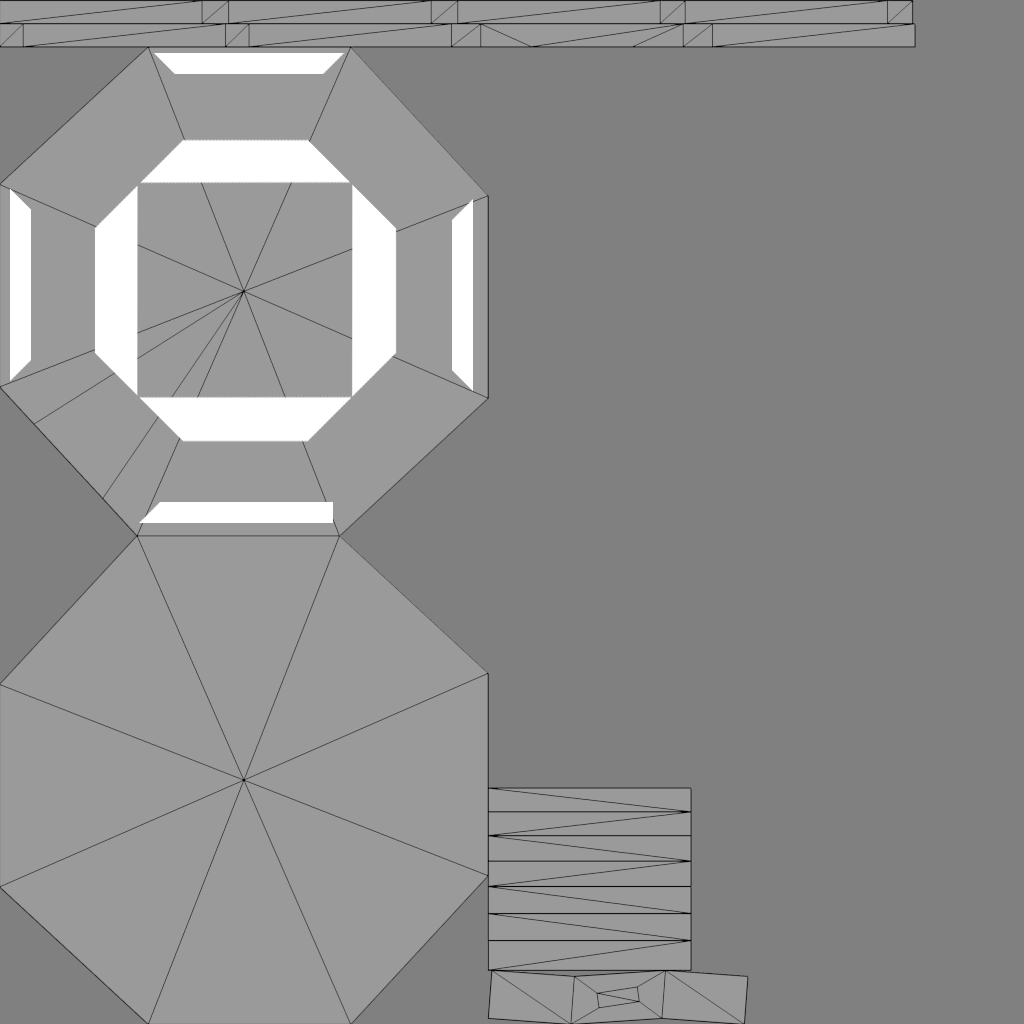
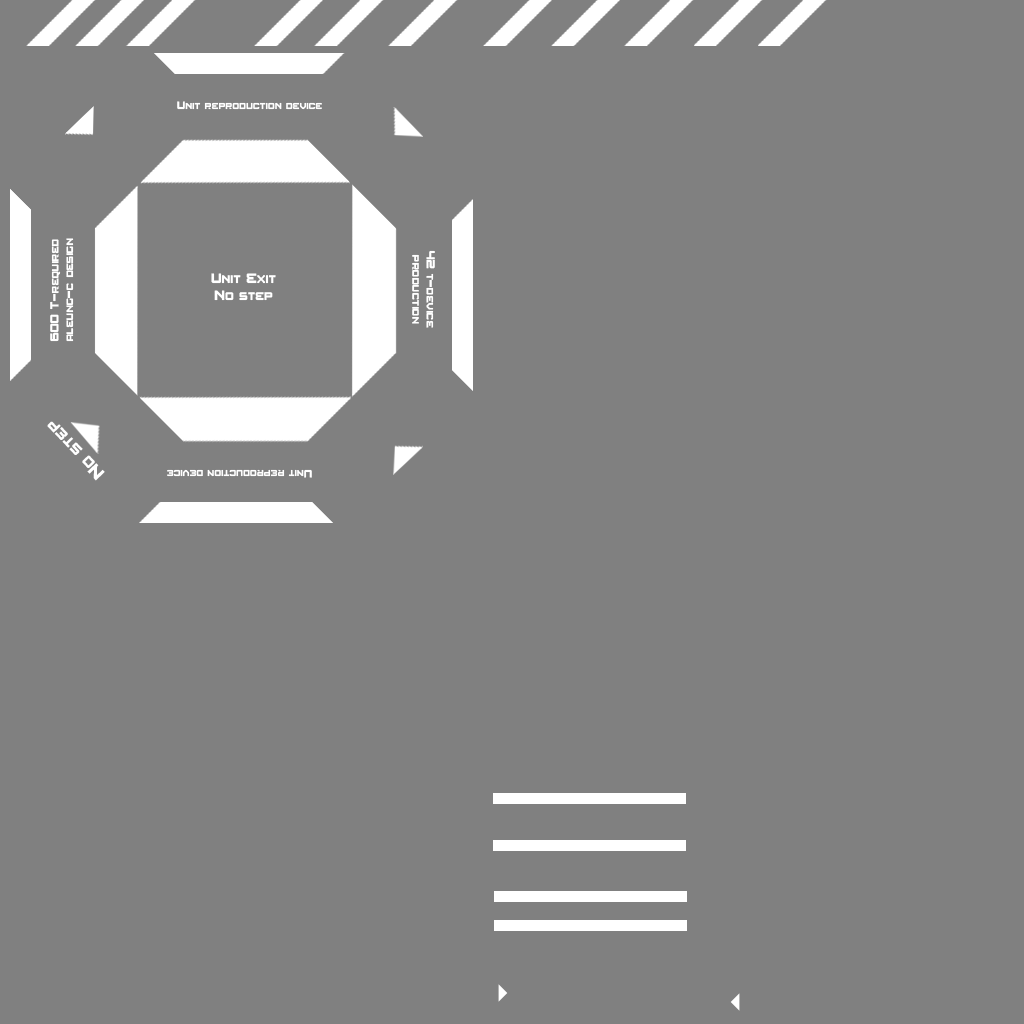
Layers edited between the first and the second 1024px x 1024px image:
added layer "42 t-device production" above "600 T-required aleung-c design" over [412, 250, 435, 328]
added layer "600 T-required aleung-c design" above "Unit Exit No step" over [50, 238, 74, 342]
added layer "Unit Exit No step" above "EggArmBase" over [211, 273, 276, 301]
added layer "No step" (2nd of 2, in "EggBase") in group "EggBase" over [47, 421, 105, 481]
added layer "Unit reproduction device copie" in group "EggBase" over [167, 469, 312, 478]
added layer "Unit reproduction device" in group "EggBase" over [177, 101, 322, 110]
added layer "Markings tranches" in group "EggBase" over [26, 0, 827, 1011]
painted on "Markings" over [64, 106, 423, 523]
hid "UV_BASE" (3rd of 3, in "EggBase") over [0, 0, 916, 1024]
